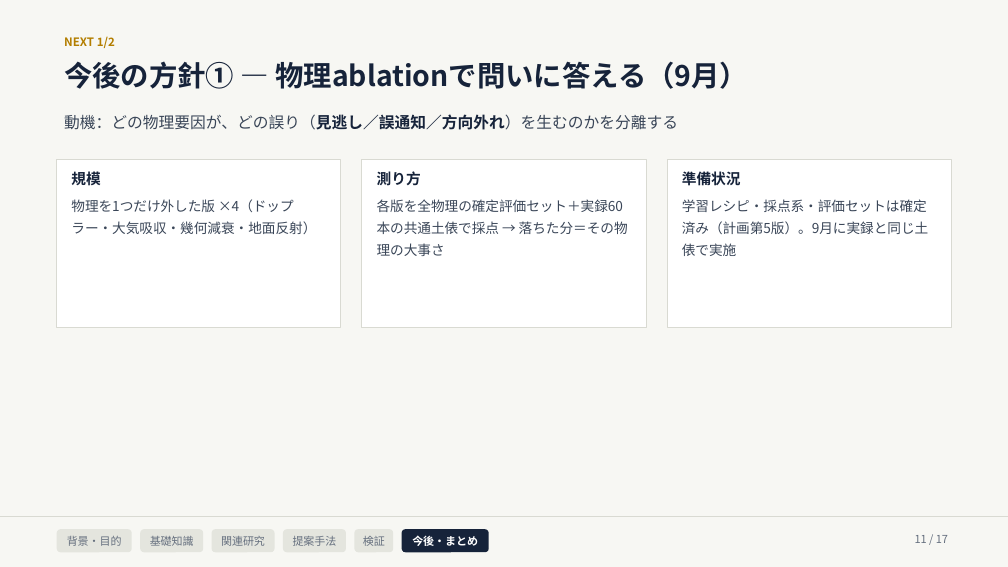
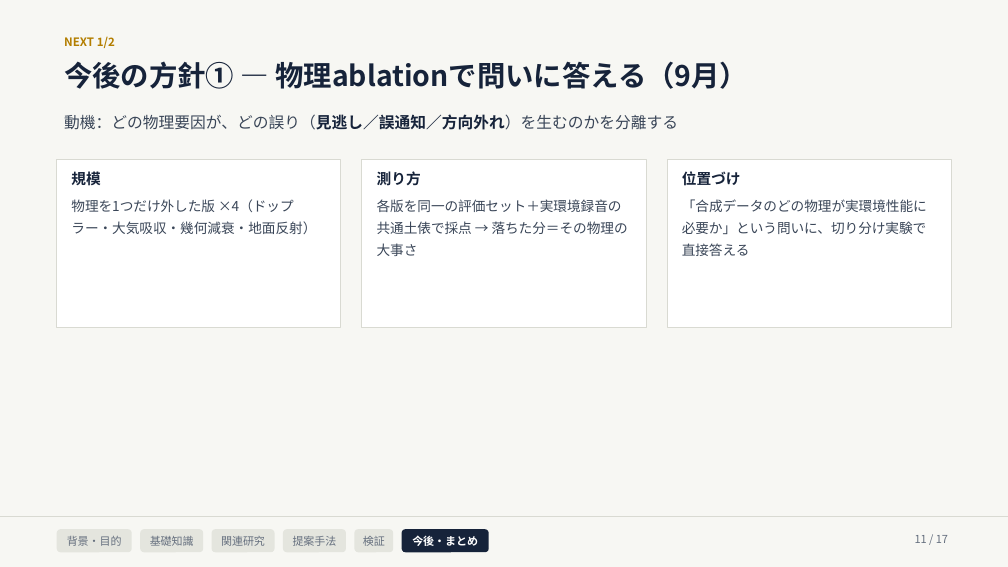
Before and after one commit to Noosdoo/outdoor-seld-sim, a slide deck: slide 11 of md/seminar/中間発表スライド_2026-08-10.pptx. Drawn at 1008x567 pixels with LibreOffice and Linux fonts; fonts in the diff are those of the drawing. Boxes give left, top, right and bottom in pixels: in the first picture for what was removed or moved away, otherwise in the second. Text is boxed around its words. In the diff, an @@ line names an element or a change of style, - is before the commit and + after.

```diff
--- a/md/seminar/中間発表スライド_2026-08-10.pptx
+++ b/md/seminar/中間発表スライド_2026-08-10.pptx
@@ text in rectangle at bbox=[682, 171, 927, 256]: text changed @@
-準備状況
-学習レシピ・採点系・評価セットは確定済み（計画第5版）。9月に実録と同じ土俵で実施
+位置づけ
+「合成データのどの物理が実環境性能に必要か」という問いに、切り分け実験で直接答える
@@ text in rectangle at bbox=[377, 199, 628, 256]: text changed @@
-各版を全物理の確定評価セット＋実録60本の共通土俵で採点 → 落ちた分＝その物理の大事さ
+各版を同一の評価セット＋実環境録音の共通土俵で採点 → 落ちた分＝その物理の大事さ
```
Also in this commit, not shown: 9 other slides changed, 3 other files.
